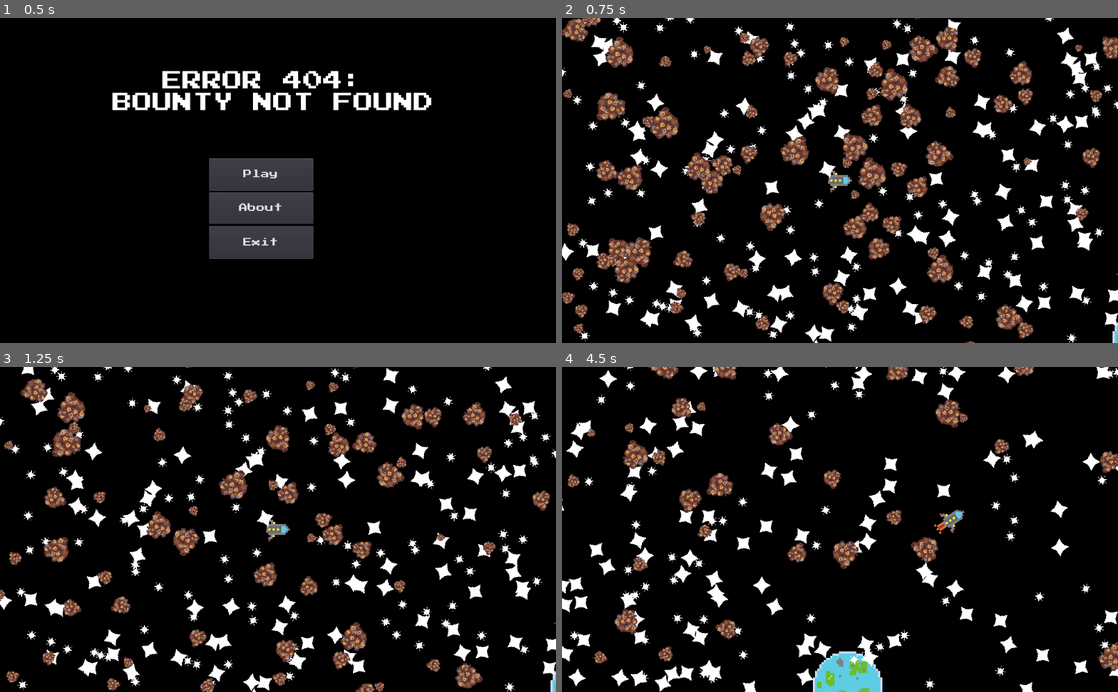
Above: before the commit, frames 1-4 (two rows, left to right).
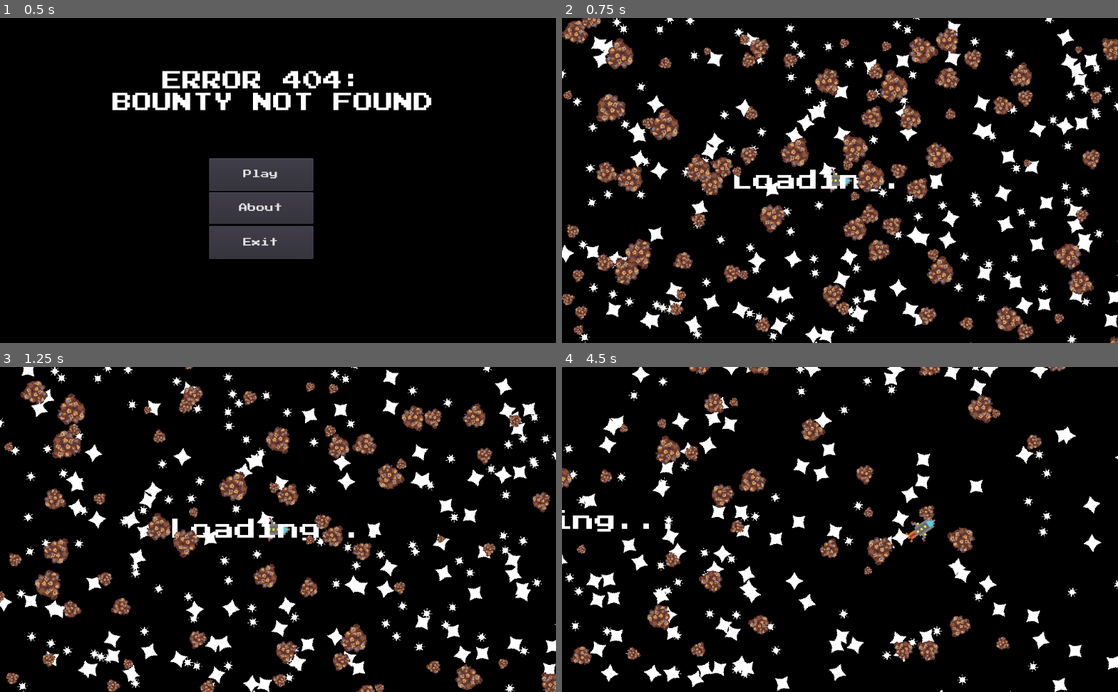
Above: after the commit, the same moments.

Repository: TechRunner2/404-Bounty-Not-Found
Game: Godot game, scene res://Scenes/Main Menu.tscn
Same seed, same stepped clock (60 frames per second), same inputs: the game is played once before the commit and once after it.
Inputs:
- Up to frame 1 (0.5 s): no input
- Up to frame 2 (0.75 s): click "Play" at 0.5 s
- Up to frame 3 (1.25 s): no input
- Up to frame 4 (4.5 s): hold D (player_right) 1.28-2.03 s; hold Space (primary_fire) 1.28-2.03 s; hold A (player_left) 2.03-2.78 s; tap Space (primary_fire) at 2.1, 3.6 s; hold D (player_right) 2.78-3.53 s; hold Space (primary_fire) 2.78-3.53 s; hold W (player_up) 3.53-4.28 s; hold A (player_left) from 4.28 s (still down); hold Space (primary_fire) from 4.28 s (still down)

Frame 1 is identical in both runs. In frame 2, 16% of the frame differs, in the area x 0-100%, y 0-100%; in frame 3, 13%; in frame 4, 24%.

Commit message:
Changed Nodes to Node2Ds

Diff:
--- a/Scenes/Game.tscn
+++ b/Scenes/Game.tscn
@@ -9,8 +9,6 @@
 [ext_resource path="res://Objects/SmallStar.tscn" type="PackedScene" id=7]
 [ext_resource path="res://Assets/Scripts/Camera.gd" type="Script" id=8]
 [ext_resource path="res://Assets/Scripts/Planets.gd" type="Script" id=9]
-[ext_resource path="res://Objects/Bounty.tscn" type="PackedScene" id=10]
-[ext_resource path="res://Objects/Planet.tscn" type="PackedScene" id=11]
 [ext_resource path="res://Scenes/LoadingScreen.tscn" type="PackedScene" id=12]
 
 [node name="Game" type="Node2D"]
@@ -19,21 +17,21 @@
 quad_dimension = Vector2( 1024, 600 )
 map_size = Vector2( 20, 20 )
 
-[node name="Stars" type="Node" parent="."]
+[node name="Stars" type="Node2D" parent="."]
 script = ExtResource( 5 )
 stars = [ ExtResource( 7 ), ExtResource( 6 ) ]
 quanity = 10
 
-[node name="Asteroids" type="Node" parent="."]
+[node name="Asteroids" type="Node2D" parent="."]
 script = ExtResource( 4 )
 min_scale = 0.25
 max_scale = 1
 Obj = ExtResource( 3 )
 
-[node name="Planets" type="Node" parent="."]
+[node name="Planets" type="Node2D" parent="."]
 script = ExtResource( 9 )
 
-[node name="Enamies" type="Node" parent="."]
+[node name="Enamies" type="Node2D" parent="."]
 
 [node name="Player" parent="." instance=ExtResource( 2 )]
 speed = 1000
@@ -42,15 +40,8 @@
 current = true
 script = ExtResource( 8 )
 
-[node name="Bounty" parent="." instance=ExtResource( 10 )]
-position = Vector2( 896.696, 540.443 )
-
-[node name="Planet" parent="." instance=ExtResource( 11 )]
-position = Vector2( 565.77, 294.369 )
-
 [node name="LoadingScreen" parent="." instance=ExtResource( 12 )]
-visible = false
 [connection signal="tree_entered" from="." to="." method="_on_Game_tree_entered"]
+[connection signal="visibility_changed" from="." to="." method="_on_Game_visibility_changed"]
 [connection signal="death" from="Player" to="." method="_on_Player_death"]
 [connection signal="pos_update" from="Player" to="Camera" method="_on_Player_pos_update"]
-[connection signal="pos_update" from="Player" to="Bounty" method="_on_Player_pos_update"]
Not shown: 1 places in Scenes/Game.tscn that only renumber resources
